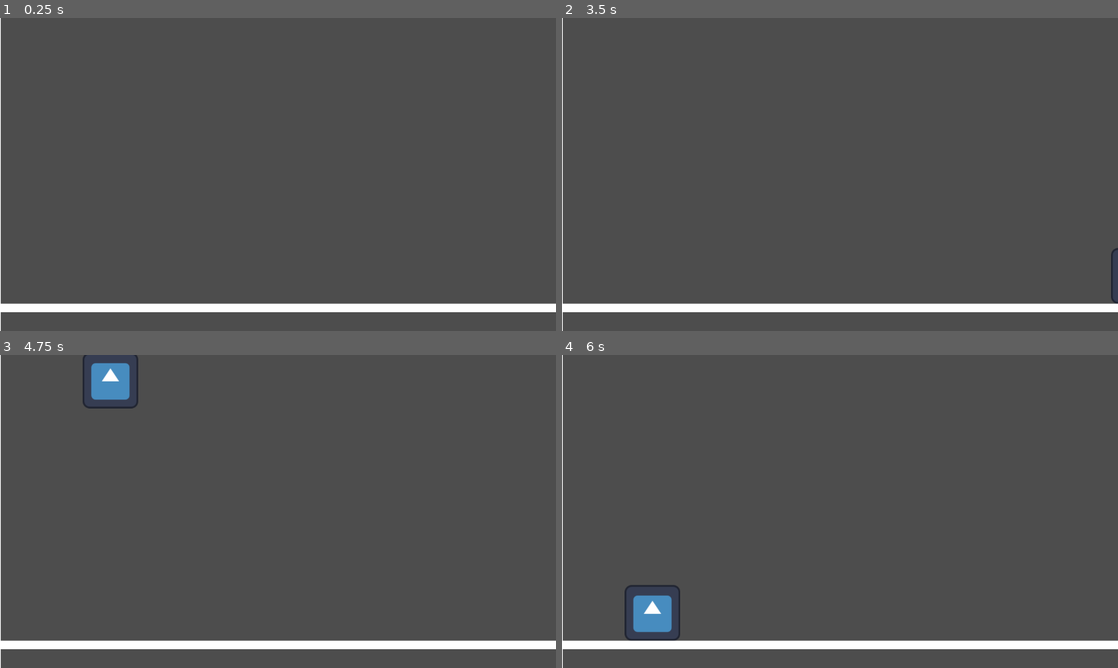
Above: before the commit, frames 1-4 (two rows, left to right).
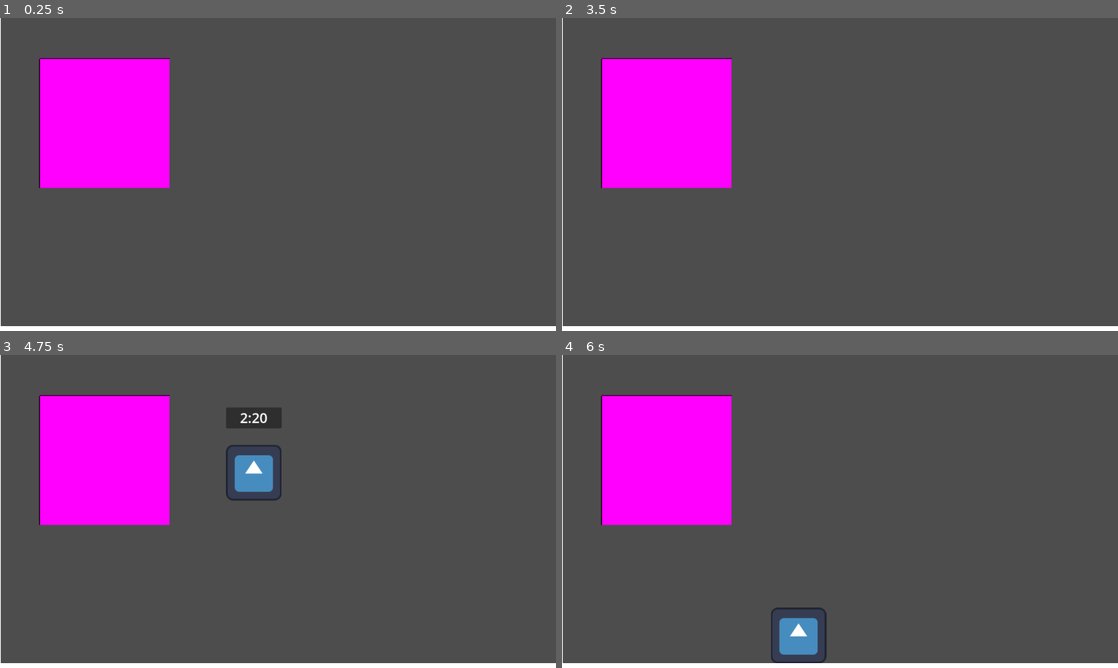
Above: after the commit, the same moments.

Repository: SpntKbrg/microwave-game
Game: Godot game, scene res://prototypes/dragndrop/dragdrop.tscn
Two runs of this game, one before a commit and one after it. Both use one fixed random seed, a clock stepped at 60 frames per second and the inputs below. This scene is started directly instead of the project's main scene. The engine's default icon, where the game draws it, is replaced by a stand-in: a white triangle on a blue panel in a dark square.
Inputs (mouse positions are in pixels of both pictures, inside the frame that each line leads up to):
- Up to frame 1 (0.25 s): no input
- Up to frame 2 (3.5 s): tap Enter at 0.5, 2 s; move the mouse to (962, 158) at 0.52 s; click (962, 158) at 0.67 s; tap Space at 1.25, 2.75 s; drag from (728, 190) to (979, 305) at 1.27 s; move the mouse to (895, 105) at 2.02 s; click (895, 105) at 2.17 s; drag from (812, 237) to (673, 127) at 2.77 s
- Up to frame 3 (4.75 s): move the mouse to (444, 558) at 3.52 s; click (444, 558) at 3.67 s; drag from (478, 611) to (194, 433) at 4.27 s
- Up to frame 4 (6 s): move the mouse to (867, 511) at 5.02 s; click (867, 511) at 5.17 s; drag from (756, 433) to (728, 527) at 5.77 s

The runs differ from the first frame. In frame 1, 14% of the frame differs, in the area x 0-100%, y 12-100%; in frame 2, 14%; in frame 3, 17%, in the area x 0-100%, y 0-100%; in frame 4, 16%.

Commit message:
add microwave drop to prototype

Diff:
--- a/prototypes/dragndrop/dragdrop.gd
+++ b/prototypes/dragndrop/dragdrop.gd
@@ -5,7 +5,7 @@
 @export var item: PackedScene
 
 
-@export var microwaves: Array[Node2D]
+@export var microwaves: Array[Area2D]
 var microwave_timers: Array[float]
 var microwave_is_running: Array[bool]
 @onready var microwave_count = len(microwaves)
--- a/prototypes/dragndrop/dragdrop.tscn
+++ b/prototypes/dragndrop/dragdrop.tscn
@@ -1,7 +1,8 @@
-[gd_scene load_steps=8 format=3 uid="uid://cxf562cdioon7"]
+[gd_scene load_steps=9 format=3 uid="uid://cxf562cdioon7"]
 
 [ext_resource type="Script" uid="uid://co7ypo1lweek4" path="res://prototypes/dragndrop/dragdrop.gd" id="1_6mw8x"]
 [ext_resource type="PackedScene" uid="uid://bjgy4iu7s2m8e" path="res://prototypes/dragndrop/item.tscn" id="2_6mw8x"]
+[ext_resource type="PackedScene" uid="uid://qow5pagpcejq" path="res://prototypes/dragndrop/microwave.tscn" id="3_e3eg2"]
 
 [sub_resource type="Gradient" id="Gradient_vt6ba"]
 colors = PackedColorArray(1, 1, 1, 1, 1, 1, 1, 1)
@@ -17,26 +18,29 @@
 
 [sub_resource type="RectangleShape2D" id="RectangleShape2D_c7s3n"]
 
-[node name="Dragdrop" type="Node2D" node_paths=PackedStringArray("spawn_point", "game_timer", "conveyor_belt")]
+[node name="Dragdrop" type="Node2D" node_paths=PackedStringArray("spawn_point", "microwaves", "game_timer", "conveyor_belt")]
 script = ExtResource("1_6mw8x")
 spawn_point = NodePath("spawn_point")
 item = ExtResource("2_6mw8x")
-game_timer = NodePath("Timer")
+microwaves = [NodePath("microwaves/microwave")]
+game_timer = NodePath("spawn_timer")
 spawn_interval_ms = 10000
-conveyor_belt = NodePath("bottom/belt")
+conveyor_belt = NodePath("walls/bottom/belt")
 
-[node name="bottom" type="Sprite2D" parent="."]
-position = Vector2(830.00006, 667)
+[node name="walls" type="Node2D" parent="."]
+
+[node name="bottom" type="Sprite2D" parent="walls"]
+position = Vector2(879, 719)
 scale = Vector2(20, 20)
 texture = SubResource("GradientTexture1D_4wye5")
 
-[node name="StaticBody2D" type="StaticBody2D" parent="bottom"]
+[node name="StaticBody2D" type="StaticBody2D" parent="walls/bottom"]
 physics_material_override = SubResource("PhysicsMaterial_vtql6")
 
-[node name="CollisionShape2D" type="CollisionShape2D" parent="bottom/StaticBody2D"]
+[node name="CollisionShape2D" type="CollisionShape2D" parent="walls/bottom/StaticBody2D"]
 shape = SubResource("RectangleShape2D_d58d0")
 
-[node name="belt" type="Area2D" parent="bottom"]
+[node name="belt" type="Area2D" parent="walls/bottom"]
 position = Vector2(12.050003, 3.300003)
 scale = Vector2(49.999996, 0.49999997)
 gravity_space_override = 1
@@ -44,25 +48,53 @@
 gravity_direction = Vector2(-1, 0)
 gravity = 100.0
 
-[node name="CollisionShape2D" type="CollisionShape2D" parent="bottom/belt"]
+[node name="CollisionShape2D" type="CollisionShape2D" parent="walls/bottom/belt"]
 shape = SubResource("RectangleShape2D_c7s3n")
 
-[node name="left" type="Sprite2D" parent="."]
+[node name="top" type="Sprite2D" parent="walls"]
+position = Vector2(1107, -31.999878)
+scale = Vector2(20, 20)
+texture = SubResource("GradientTexture1D_4wye5")
+
+[node name="StaticBody2D" type="StaticBody2D" parent="walls/top"]
+physics_material_override = SubResource("PhysicsMaterial_vtql6")
+
+[node name="CollisionShape2D" type="CollisionShape2D" parent="walls/top/StaticBody2D"]
+shape = SubResource("RectangleShape2D_d58d0")
+
+[node name="left" type="Sprite2D" parent="walls"]
 position = Vector2(-7.999939, 561.0001)
 rotation = 1.5707964
 scale = Vector2(20, 20)
 texture = SubResource("GradientTexture1D_4wye5")
 
-[node name="StaticBody2D" type="StaticBody2D" parent="left"]
+[node name="StaticBody2D" type="StaticBody2D" parent="walls/left"]
 
-[node name="CollisionShape2D" type="CollisionShape2D" parent="left/StaticBody2D"]
+[node name="CollisionShape2D" type="CollisionShape2D" parent="walls/left/StaticBody2D"]
 shape = SubResource("RectangleShape2D_d58d0")
+
+[node name="right" type="Sprite2D" parent="walls"]
+position = Vector2(2824.9998, 546.00006)
+rotation = 1.5707964
+scale = Vector2(20, 20)
+texture = SubResource("GradientTexture1D_4wye5")
+
+[node name="StaticBody2D" type="StaticBody2D" parent="walls/right"]
+
+[node name="CollisionShape2D" type="CollisionShape2D" parent="walls/right/StaticBody2D"]
+shape = SubResource("RectangleShape2D_d58d0")
+
+[node name="microwaves" type="Node2D" parent="."]
+
+[node name="microwave" parent="microwaves" instance=ExtResource("3_e3eg2")]
+position = Vector2(240, 91)
 
 [node name="spawn_point" type="Node2D" parent="."]
 position = Vector2(1938, 540)
 
 [node name="item" parent="spawn_point" instance=ExtResource("2_6mw8x")]
 position = Vector2(-155, -13)
+can_sleep = false
 
 [node name="gravity" type="Area2D" parent="."]
 position = Vector2(954, 660)
@@ -71,4 +103,4 @@
 [node name="CollisionShape2D" type="CollisionShape2D" parent="gravity"]
 shape = SubResource("RectangleShape2D_c7s3n")
 
-[node name="Timer" type="Timer" parent="."]
+[node name="spawn_timer" type="Timer" parent="."]
--- a/prototypes/dragndrop/item.gd
+++ b/prototypes/dragndrop/item.gd
@@ -1,19 +1,22 @@
 extends RigidBody2D
 
+
+@export var bubble: Control
+@export var time_text: Label
 
 var instruction_time: int
 var is_picked: bool = false
 var target_position: Vector2 = Vector2.ZERO
 
 func _ready() -> void:
-	instruction_time = ((randi() % 10) + 1) * 100
-
+	instruction_time = ((randi() % 10) + 1) * 100 + (randi() % 6 ) * 10
+	time_text.text = "{0}:{1}".format({ "0": floori(instruction_time / 100.0), "1": "%02d" % (instruction_time % 100) })
+	bubble.visible = false
 
 func _input(event: InputEvent) -> void:
 	if not is_picked:
 		return
 	if event is InputEventMouseButton and event.button_index == MOUSE_BUTTON_LEFT && not event.pressed:
-		print("dropped")
 		is_picked = false
 	elif event is InputEventMouseMotion:
 		handle_on_drag(event)
@@ -31,10 +34,24 @@
 	if is_picked:
 		gravity_scale = 0
 		linear_damp = 0.99
-		constant_force = ((target_position - global_position) * 10000 * delta).limit_length(5000)
+		# constant_force = does not ping other object into orbit, hard to control
+		#constant_force = ((target_position - global_position) * 10000 * delta).limit_length(5000)
+		# linear_velocity = easy to control, but ping other object away
+		linear_velocity = ((target_position - global_position) * delta * 500).limit_length(5000)
+		# TODO move placeholder + collision check on release then move original?
 	elif target_position != Vector2.ZERO:
 		gravity_scale = 1
 		linear_damp = 0
 		linear_velocity = Vector2.ZERO
 		constant_force = Vector2.ZERO
 		target_position = Vector2.ZERO
+
+func _process(_delta: float) -> void:
+	bubble.visible = is_picked
+
+
+func is_picked_up() -> bool:
+	return is_picked
+
+func get_instruction() -> int:
+	return instruction_time
--- a/prototypes/dragndrop/item.tscn
+++ b/prototypes/dragndrop/item.tscn
@@ -8,14 +8,34 @@
 [sub_resource type="RectangleShape2D" id="RectangleShape2D_ouhum"]
 size = Vector2(128, 128)
 
-[node name="item" type="RigidBody2D"]
+[node name="item" type="RigidBody2D" node_paths=PackedStringArray("bubble", "time_text")]
 input_pickable = true
 mass = 0.1
 physics_material_override = SubResource("PhysicsMaterial_6mw8x")
 script = ExtResource("1_iquv4")
+bubble = NodePath("bubble")
+time_text = NodePath("bubble/time_text")
 
 [node name="collider" type="CollisionShape2D" parent="."]
 shape = SubResource("RectangleShape2D_ouhum")
 
 [node name="sprite" type="Sprite2D" parent="."]
 texture = ExtResource("2_7gch7")
+
+[node name="bubble" type="Panel" parent="."]
+offset_left = -64.0
+offset_top = -150.0
+offset_right = 64.0
+offset_bottom = -102.0
+
+[node name="time_text" type="Label" parent="bubble"]
+layout_mode = 1
+anchors_preset = 15
+anchor_right = 1.0
+anchor_bottom = 1.0
+grow_horizontal = 2
+grow_vertical = 2
+theme_override_font_sizes/font_size = 32
+text = "1:00"
+horizontal_alignment = 1
+vertical_alignment = 1
--- /dev/null
+++ b/prototypes/dragndrop/microwave.gd
@@ -0,0 +1,57 @@
+extends Area2D
+
+@export var microwave_timer: Timer
+@export var microwave_progress: ProgressBar
+
+var microwave_index: int
+var timer_input := 0
+var is_running: bool = false
+
+var efficiency: int = 100 # efficiency %
+var sec_modifier: int = 60 # 1 = real time, 60 = 1 real sec = 1 game min
+
+var countdown_ms: int
+signal do_show_microwave_ui(index: int)
+
+
+func _ready() -> void:
+	microwave_timer.timeout.connect(on_microwave_done)
+	body_entered.connect(on_body_entered)
+
+
+func _process(_delta: float) -> void:
+	microwave_progress.visible = is_running
+	if not is_running:
+		return
+	var countdown_sec := countdown_ms / 1000.0
+	var percent = (countdown_sec -  microwave_timer.time_left) / countdown_sec
+	microwave_progress.value = percent * 100.0
+
+
+func on_item_dropped(item: RigidBody2D, timer: int) -> void:
+	if is_running:
+		return
+	timer_input = timer
+	do_show_microwave_ui.emit(microwave_index)
+	# TODO UI input
+	on_microwave_start() # delete me
+	item.queue_free() # delete me
+
+
+func on_microwave_start() -> void:
+	is_running = true
+	var input_min_in_sec := floori(timer_input / 100.0) * 60
+	var input_sec := timer_input % 100
+	countdown_ms = floori((input_min_in_sec + input_sec) * 1000.0 / sec_modifier / efficiency * 100.0) # realtime til finished
+	microwave_timer.start(countdown_ms / 1000.0)
+
+
+func on_microwave_done() -> void:
+	is_running = false
+	pass
+
+
+func on_body_entered(target: Node) -> void:
+	print(target.name)
+	if target.has_method("get_instruction"):
+		on_item_dropped(target, target.get_instruction())
--- /dev/null
+++ b/prototypes/dragndrop/microwave.tscn
@@ -0,0 +1,46 @@
+[gd_scene load_steps=4 format=3 uid="uid://qow5pagpcejq"]
+
+[ext_resource type="Script" uid="uid://b4dla8megxajj" path="res://prototypes/dragndrop/microwave.gd" id="1_xa7jw"]
+
+[sub_resource type="RectangleShape2D" id="RectangleShape2D_xleek"]
+size = Vector2(300, 300)
+
+[sub_resource type="PlaceholderTexture2D" id="PlaceholderTexture2D_xa7jw"]
+size = Vector2(300, 300)
+
+[node name="microwave" type="Area2D" node_paths=PackedStringArray("microwave_timer", "microwave_progress")]
+script = ExtResource("1_xa7jw")
+microwave_timer = NodePath("microwave_timer")
+microwave_progress = NodePath("ui/progress")
+
+[node name="collider" type="CollisionShape2D" parent="."]
+position = Vector2(0, 150)
+shape = SubResource("RectangleShape2D_xleek")
+
+[node name="sprite" type="Sprite2D" parent="."]
+position = Vector2(0, 150)
+texture = SubResource("PlaceholderTexture2D_xa7jw")
+
+[node name="ui" type="Control" parent="."]
+layout_mode = 3
+anchors_preset = 7
+anchor_left = 0.5
+anchor_top = 1.0
+anchor_right = 0.5
+anchor_bottom = 1.0
+offset_left = -20.0
+offset_top = -60.0
+offset_right = 20.0
+offset_bottom = -20.0
+grow_horizontal = 2
+grow_vertical = 0
+
+[node name="progress" type="ProgressBar" parent="ui"]
+layout_mode = 1
+anchors_preset = 15
+anchor_right = 1.0
+anchor_bottom = 1.0
+grow_horizontal = 2
+grow_vertical = 2
+
+[node name="microwave_timer" type="Timer" parent="."]
Not shown, added: prototypes/dragndrop/microwave.gd.uid
